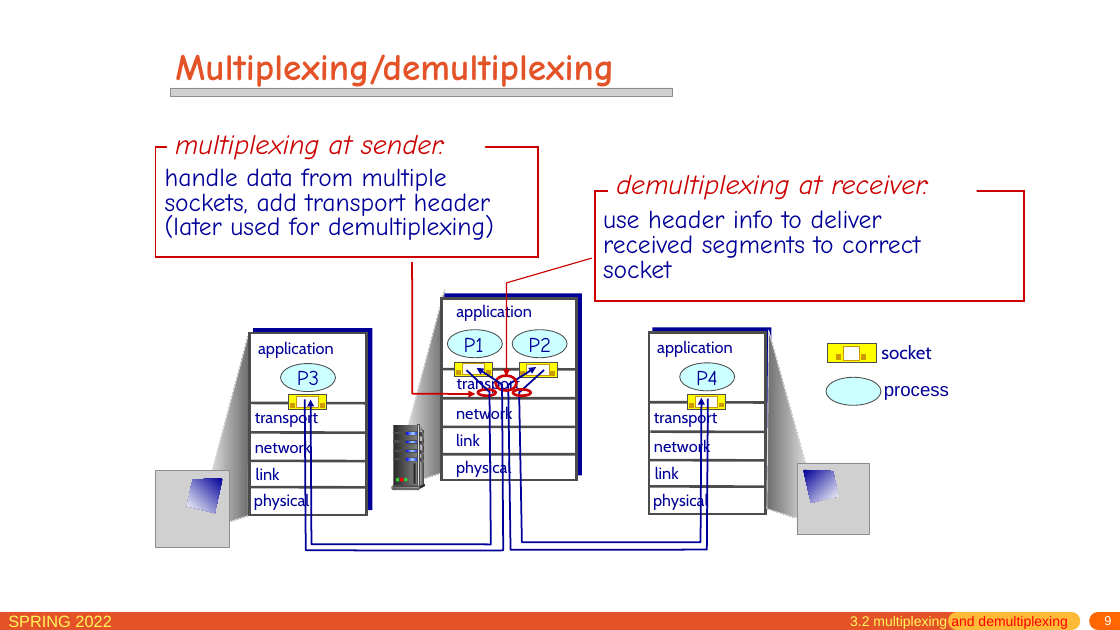
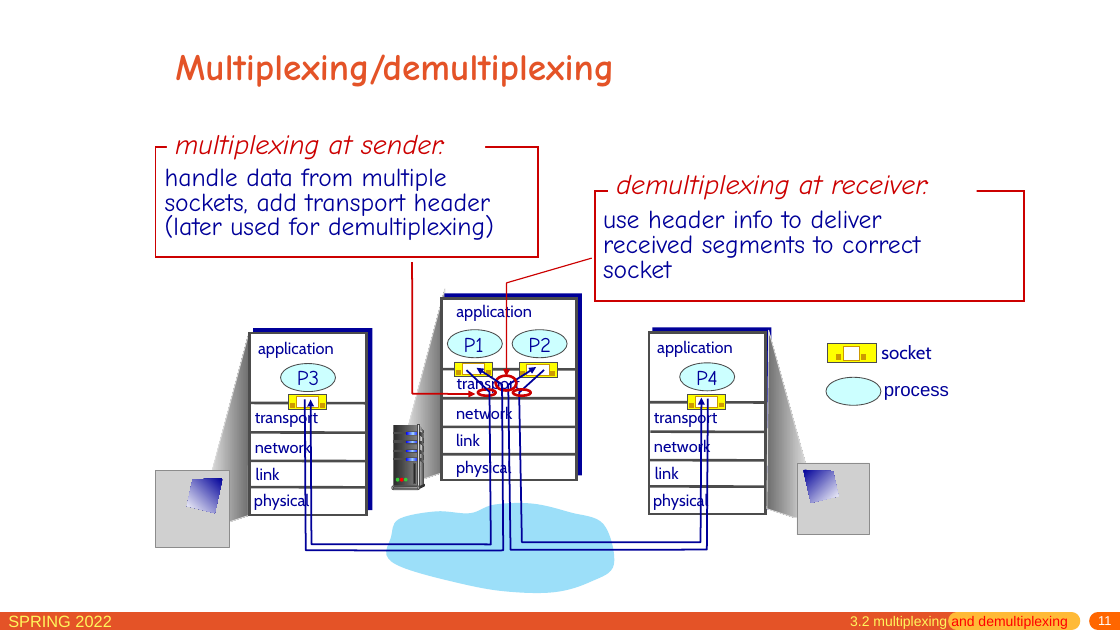
Before and after one commit to network-whu/slides, a slide deck: slide 11 of pptx/chapter3.pptx (slide 9 before the commit). Drawn at 1120x630 pixels with LibreOffice and Linux fonts; fonts in the diff are those of the drawing; grey boxes stand for pictures. Boxes give left, top, right and bottom in pixels: in the first picture for what was removed or moved away, otherwise in the second. Text is boxed around its words. In the diff, an @@ line names an element or a change of style, - is before the commit and + after.

```diff
--- a/pptx/chapter3.pptx
+++ b/pptx/chapter3.pptx
@@ picture removed at (x1=171, y1=88, x2=673, y2=97) @@
@@ freeform shape added at (x1=385, y1=502, x2=616, y2=594), fill #9CDFF9 @@
@@ page number at (x1=1098, y1=616, x2=1111, y2=625): text changed @@
-9
+11
```
Also in this commit, not shown: 22 other slides changed, 4 slides added, 2 other files.
